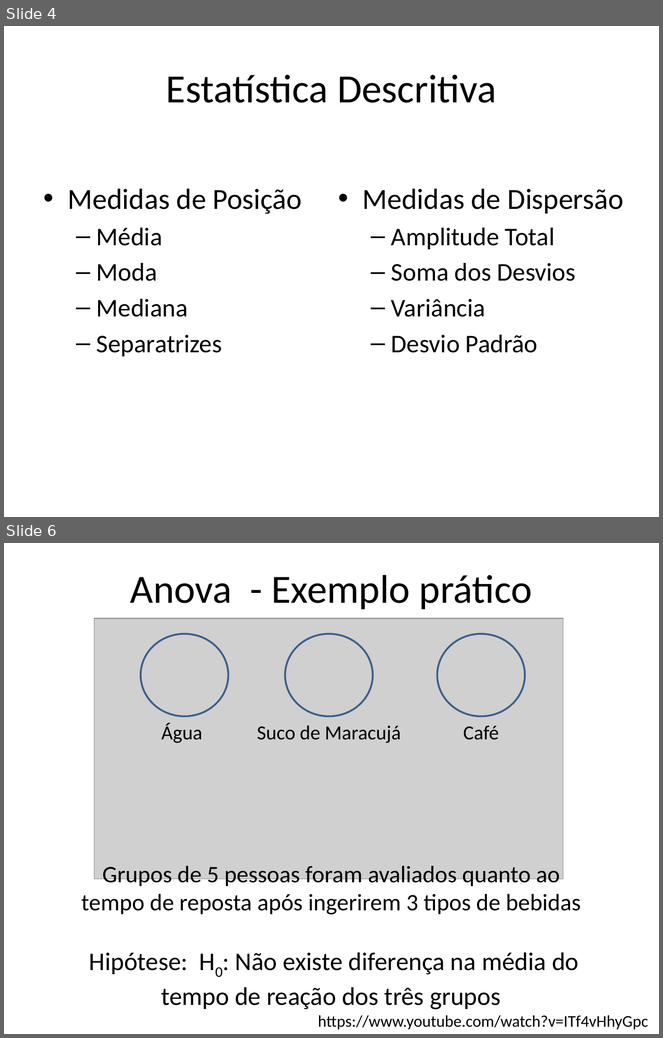
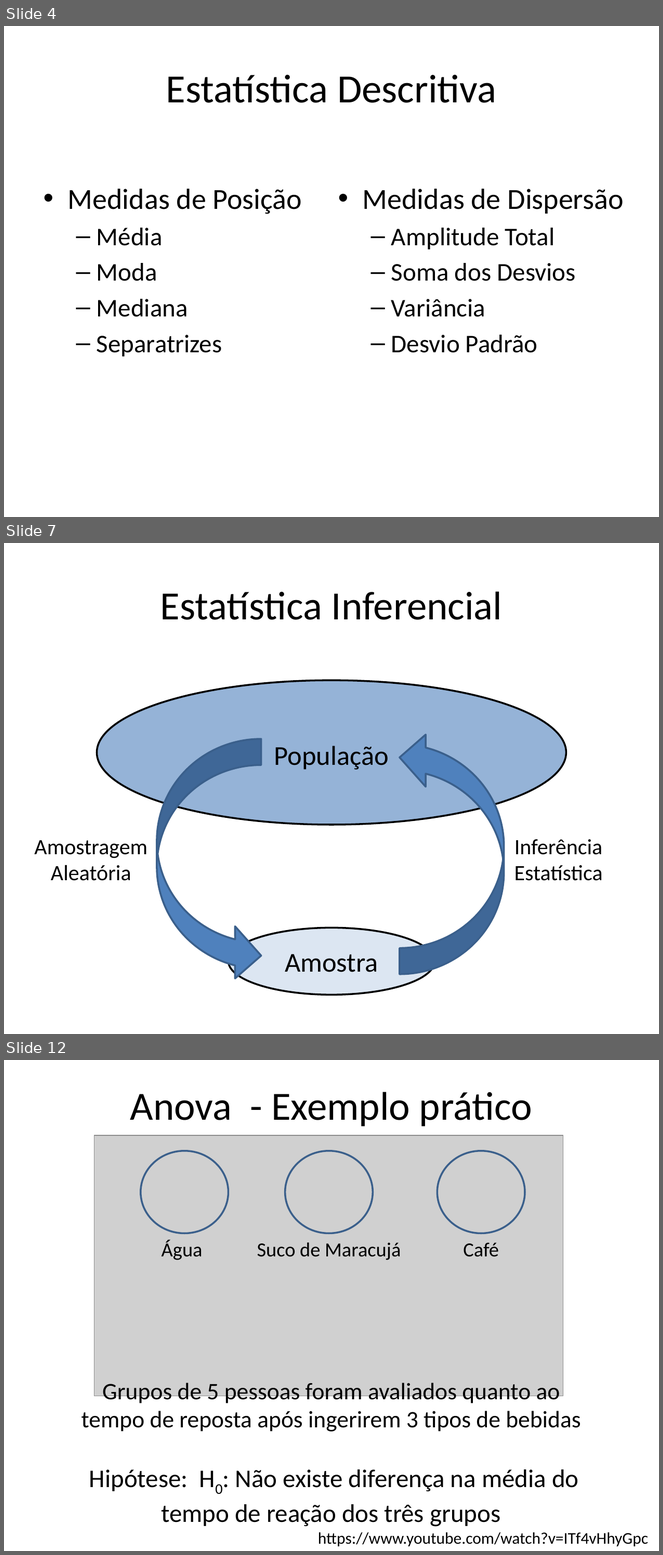
Before and after one commit to vanderfsouza/CursoR, a slide deck: Curso_Estatistica_experimental.pptx. Shown one above the other, each under a label of ours: slides 4 and 6 before the commit, slides 4, 7 and 12 after it; the slides between them are not shown. The pictures are 663x1038 and 663x1555 pixels, drawn with LibreOffice and Linux fonts; fonts in the diff are those of the drawing; grey boxes stand for pictures. Boxes give left, top, right and bottom in pixels: in the first picture for what was removed or moved away, otherwise in the second. Text is boxed around its words. In the diff, an @@ line names an element or a change of style, - is before the commit and + after.

```diff
--- a/Curso_Estatistica_experimental.pptx
+++ b/Curso_Estatistica_experimental.pptx
@@ slide 7 added at [4, 543, 659, 1034], background #FFFFFF @@
@@ title added at [161, 591, 502, 620], 44 pt, text #000000 @@
+Estatística Inferencial
@@ ellipse added at [97, 681, 567, 825], fill #95B3D7, outline #000000 2 pt @@
@@ curved right arrow added at [157, 739, 261, 982], fill #4F81BD, outline #3A5F8C 2 pt @@
@@ curved right arrow added at [400, 732, 504, 975], fill #4F81BD, outline #3A5F8C 2 pt @@
@@ text added at [274, 746, 389, 770], 30 pt, text #000000 @@
+População
@@ text added at [34, 840, 148, 881], 24 pt, text #000000 @@
+Amostragem
+Aleatória
@@ text added at [515, 839, 603, 881], 24 pt, text #000000 @@
+Inferência
+Estatística
@@ ellipse added at [229, 928, 435, 995], fill #DCE6F2, outline #000000 2 pt @@
@@ text added at [285, 954, 378, 973], 30 pt, text #000000 @@
+Amostra
@@ what was slide 6 is now slide 12 @@
```
Also in this commit, not shown: 11 slides changed, 4 other slides added, 1 slide removed, 1 other file.
